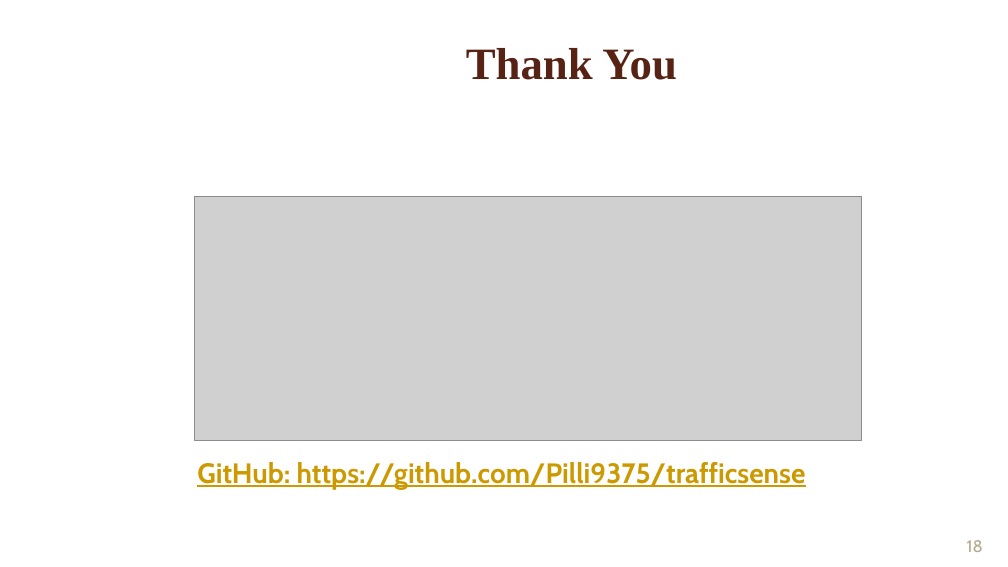
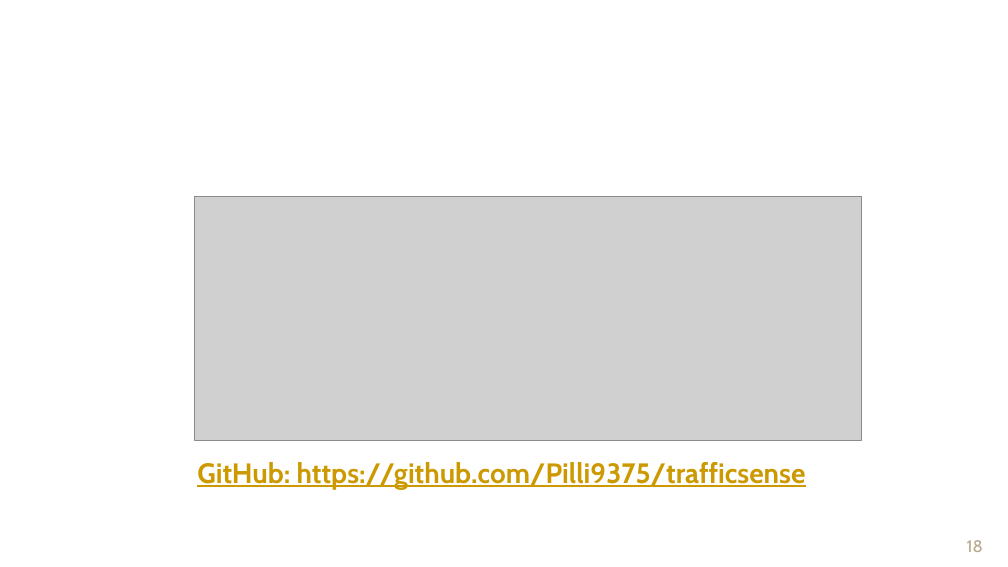
Before and after one commit to Pilli9375/trafficsense, a slide deck: slide 18 of docs/ppt/TrafficSense_Capstone_Final_Review.pptx. Drawn at 1008x567 pixels with LibreOffice and Linux fonts; fonts in the diff are those of the drawing; grey boxes stand for pictures; background and template pictures are left out. Boxes give left, top, right and bottom in pixels: in the first picture for what was removed or moved away, otherwise in the second. Text is boxed around its words. In the diff, an @@ line names an element or a change of style, - is before the commit and + after.

```diff
--- a/docs/ppt/TrafficSense_Capstone_Final_Review.pptx
+++ b/docs/ppt/TrafficSense_Capstone_Final_Review.pptx
@@ text removed at <box>466,48,677,80</box> @@
-Thank You
```
Also in this commit, not shown: 3 other slides changed, 6 other files.
